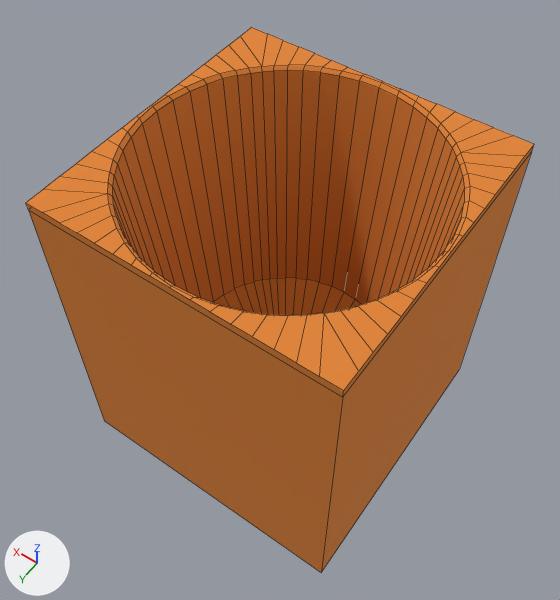
Two versions of the Blender file assets/blend_files/basic_cup.blend, one commit apart.
Before and after are seen from a camera (50 mm lens) standing at (-3.19, 4.61, 7.29) and looking at (0.09, 0.02, 0.07). Lighting does not change. The marker at lower left points along +X, +Y and +Z. Mesh edges are drawn as thin lines.

Objects in the first picture: 'cup'.
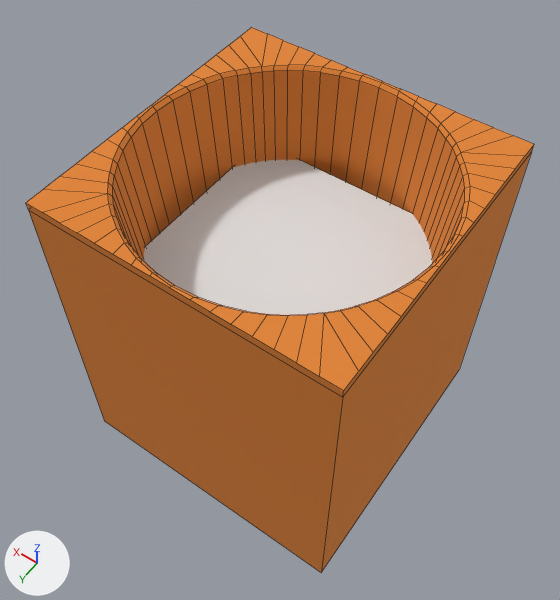
Edits to the bpy script that builds the scene:
```text
Add me_cup_sensor:
    me_cup_sensor.from_pydata([(-1.0, -1.0, 0.0), (1.0, -1.0, 0.0), (-1.0, 1.0, 0.0), (1.0, 1.0, 0.0)], [], [(0, 1, 3, 2)])
Add ob_cup_sensor:
    ob_cup_sensor = bpy.data.objects.new('cup_sensor', me_cup_sensor)
    ob_cup_sensor.location = (0.0, 0.0, 0.87)
    ob_cup_sensor.scale = (1.37, 1.37, 1.0)
```

Changed parts and their boxes [x1, y1, x2, y2] in the pictures (560 x 600 px):
'cup_sensor', added: after [143, 160, 432, 315]
